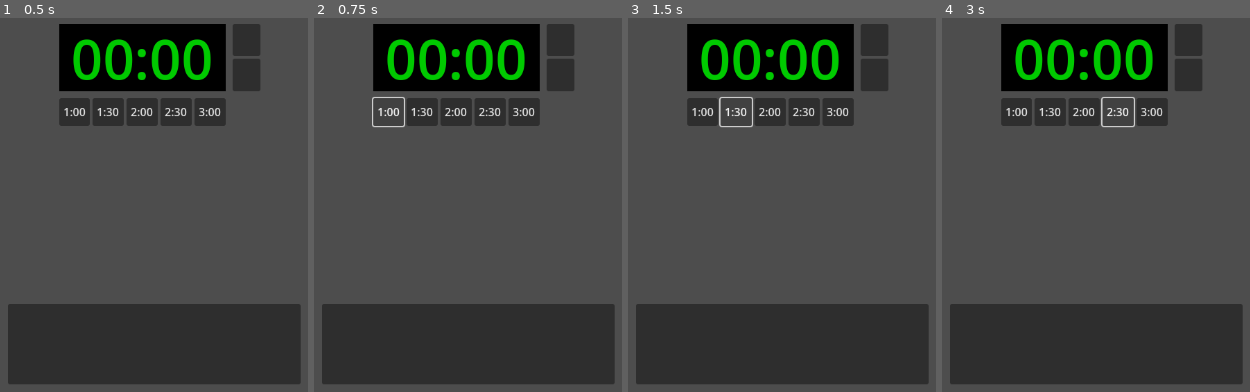
Above: before the commit, frames 1-4 (left to right).
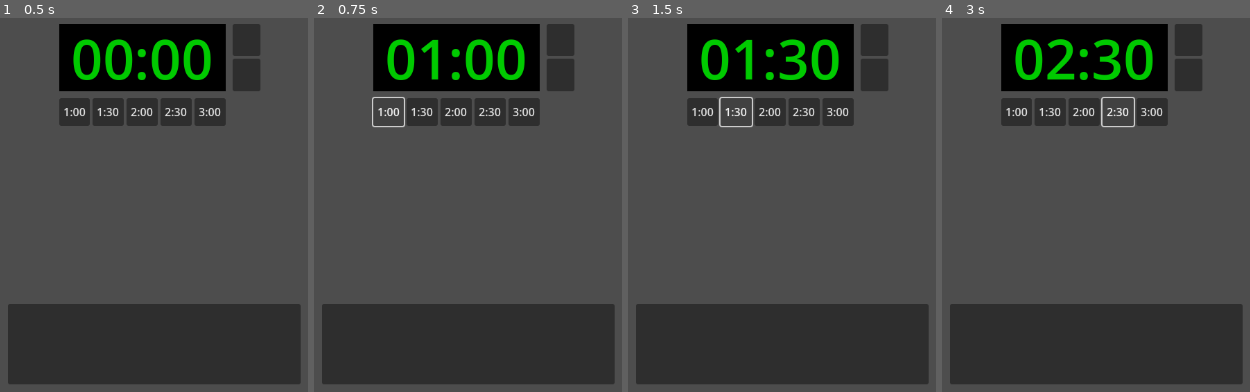
Above: after the commit, the same moments.

Repository: jonatas57/placar-morganti
Game: Godot game, scene res://scenes/control.tscn
The game is run twice, just before and just after one commit, with the same random seed, the same clock (stepped at 60 frames per second) and the same inputs.
Inputs:
- Up to frame 1 (0.5 s): no input
- Up to frame 2 (0.75 s): click "1:00" at 0.5 s
- Up to frame 3 (1.5 s): click "1:30" at 1.25 s
- Up to frame 4 (3 s): click "2:00" at 2 s; click "2:30" at 2.75 s

Frame 1 is identical in both runs. In frame 2, 0.7% of the frame differs, in the area x 34-44%, y 5-17%; in frame 3, 1.1%, in the area x 34-59%, y 5-17%; in frame 4, 0.9%.
Error before the commit: Parse Error: Preload file "res://display.tscn" does not exist. (res://scripts/control_screen.gd:8)

Commit message:
feat: adiciona area de pontuação

Diff:
--- a/scenes/display.tscn
+++ b/scenes/display.tscn
@@ -1,19 +1,24 @@
-[gd_scene load_steps=2 format=3 uid="uid://8wp1qvgfxcj5"]
+[gd_scene load_steps=4 format=3 uid="uid://8wp1qvgfxcj5"]
+
+[ext_resource type="Script" path="res://scripts/display.gd" id="1_6thyt"]
+[ext_resource type="Texture2D" uid="uid://rx5dhkpnur34" path="res://textures/morganti-logo.png" id="2_abx0k"]
 
 [sub_resource type="LabelSettings" id="LabelSettings_274ar"]
 line_spacing = 0.0
 font_size = 234
 font_color = Color(0, 0.792157, 0, 1)
 
-[node name="Display" type="Control"]
+[node name="Display" type="Control" node_paths=PackedStringArray("timer_label")]
 layout_mode = 3
 anchors_preset = 15
 anchor_right = 1.0
 anchor_bottom = 1.0
 grow_horizontal = 2
 grow_vertical = 2
+script = ExtResource("1_6thyt")
+timer_label = NodePath("Container/BottomRow/Timer")
 
-[node name="VBoxContainer" type="VBoxContainer" parent="."]
+[node name="Container" type="VBoxContainer" parent="."]
 layout_mode = 1
 anchors_preset = 15
 anchor_right = 1.0
@@ -21,12 +26,60 @@
 grow_horizontal = 2
 grow_vertical = 2
 
-[node name="ColorRect" type="ColorRect" parent="VBoxContainer"]
+[node name="TopRow" type="HBoxContainer" parent="Container"]
+layout_mode = 2
+size_flags_vertical = 3
+
+[node name="ColorRect" type="ColorRect" parent="Container/TopRow"]
+layout_mode = 2
+size_flags_horizontal = 3
+size_flags_vertical = 3
+size_flags_stretch_ratio = 0.4
+color = Color(0.709804, 0, 0, 1)
+
+[node name="Control" type="Control" parent="Container/TopRow"]
+clip_contents = true
+layout_mode = 2
+size_flags_horizontal = 3
+size_flags_stretch_ratio = 0.2
+
+[node name="ColorRect2" type="ColorRect" parent="Container/TopRow/Control"]
+show_behind_parent = true
+layout_mode = 1
+anchors_preset = 15
+anchor_right = 1.0
+anchor_bottom = 1.0
+grow_horizontal = 2
+grow_vertical = 2
+size_flags_horizontal = 3
+size_flags_vertical = 3
+
+[node name="TextureRect" type="TextureRect" parent="Container/TopRow/Control/ColorRect2"]
+clip_contents = true
+layout_mode = 1
+anchors_preset = -1
+anchor_left = 0.1
+anchor_top = 0.1
+anchor_right = 0.9
+anchor_bottom = 0.9
+size_flags_horizontal = 3
+size_flags_stretch_ratio = 0.9
+texture = ExtResource("2_abx0k")
+expand_mode = 1
+stretch_mode = 5
+
+[node name="ColorRect3" type="ColorRect" parent="Container/TopRow"]
+layout_mode = 2
+size_flags_horizontal = 3
+size_flags_vertical = 3
+size_flags_stretch_ratio = 0.4
+
+[node name="BottomRow" type="ColorRect" parent="Container"]
 layout_mode = 2
 size_flags_vertical = 3
 color = Color(0, 0, 0, 1)
 
-[node name="Timer" type="Label" parent="VBoxContainer/ColorRect"]
+[node name="Timer" type="Label" parent="Container/BottomRow"]
 layout_mode = 1
 anchors_preset = -1
 anchor_right = 1.0
--- a/scripts/control_screen.gd
+++ b/scripts/control_screen.gd
@@ -5,7 +5,7 @@
 @onready var display_button = $Button
 @onready var display_window: Window = $DisplayWindow
 
-var display_screen = preload("res://display.tscn")
+var display_screen = preload("res://scenes/display.tscn")
 
 
 func _ready() -> void:
@@ -18,7 +18,7 @@
 	display_window.add_child(display_instance)
 	display_window.connect("close_requested", self.toggle_display_screen)
 
-	timer.timer_instances.append(display_instance.get_node(NodePath("VBoxContainer/ColorRect/Timer")))
+	timer.timer_instances.append(display_instance.timer_label)
 
 func toggle_display_screen():
 	if display_window.is_visible():
--- /dev/null
+++ b/scripts/display.gd
@@ -0,0 +1,8 @@
+extends Control
+
+@export var timer_label: Label
+
+
+func _ready() -> void:
+	$Container.add_theme_constant_override("separation", 0)
+	$Container/TopRow.add_theme_constant_override("separation", 0)
Binary file added: textures/morganti-logo.png
Not shown, added: textures/morganti-logo.png.import
